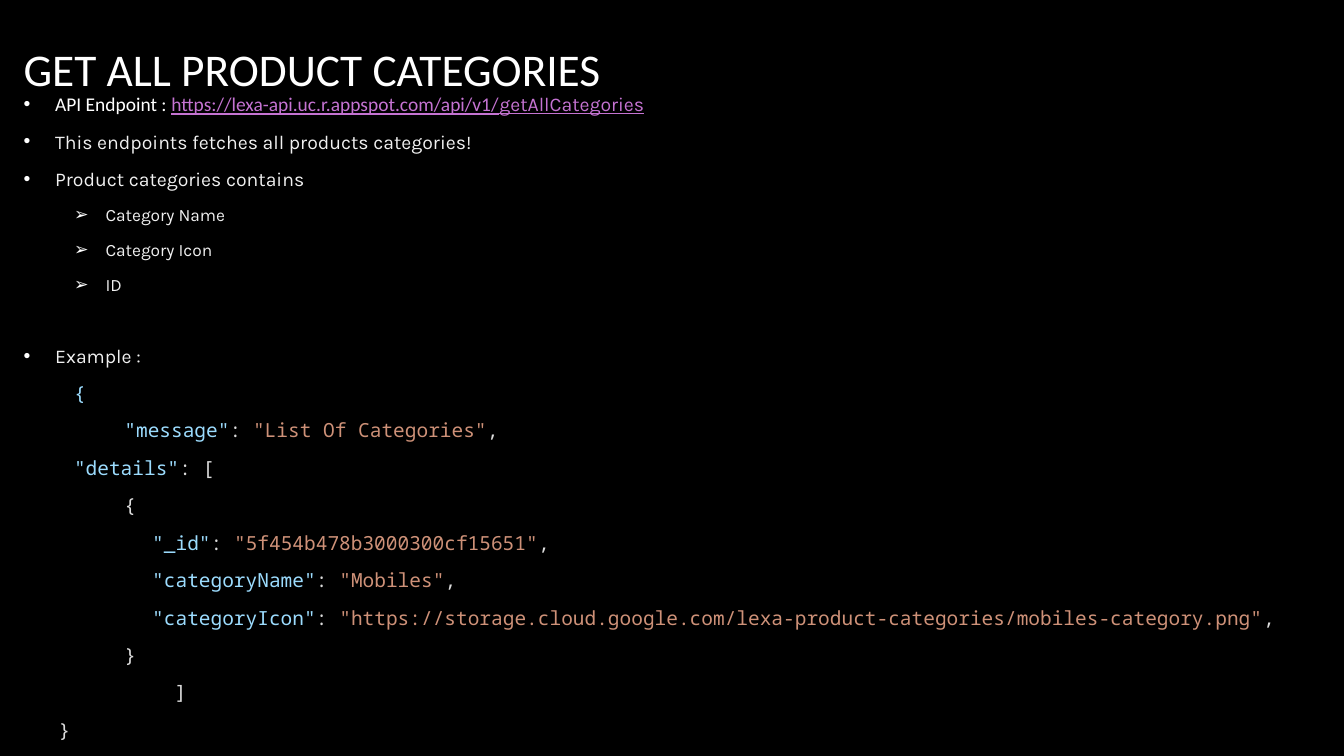
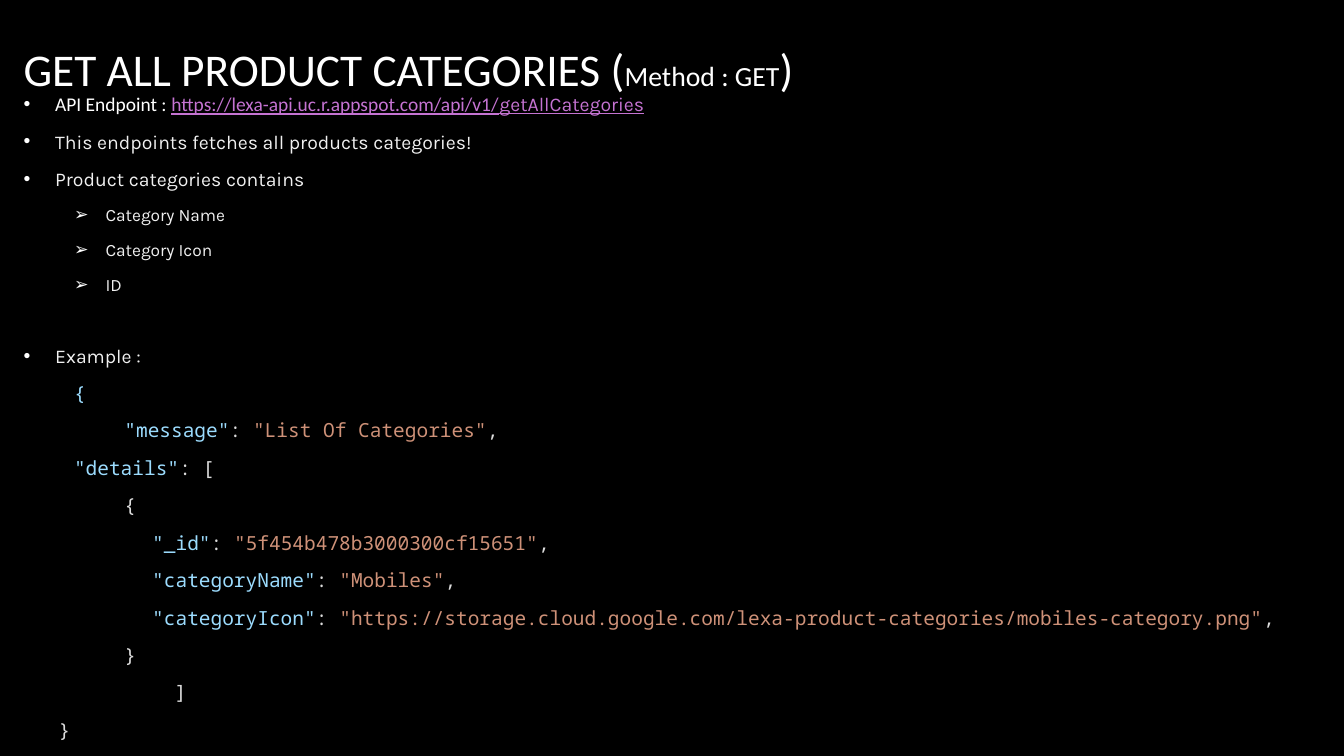
Before and after one commit to praveennagaraj97/e-commerce-using-react-and-express, a slide deck: slide 2 of Docs/API/product.pptx. Drawn at 1344x756 pixels with LibreOffice and Linux fonts; fonts in the diff are those of the drawing; background and template pictures are left out. Boxes give left, top, right and bottom in pixels: in the first picture for what was removed or moved away, otherwise in the second. Text is boxed around its words. In the diff, an @@ line names an element or a change of style, - is before the commit and + after.

```diff
--- a/Docs/API/product.pptx
+++ b/Docs/API/product.pptx
@@ title at box(24, 56, 780, 98): text changed @@
-GET ALL PRODUCT CATEGORIES
+GET ALL PRODUCT CATEGORIES (Method : GET)
```
Also in this commit, not shown: 3 slides added.
